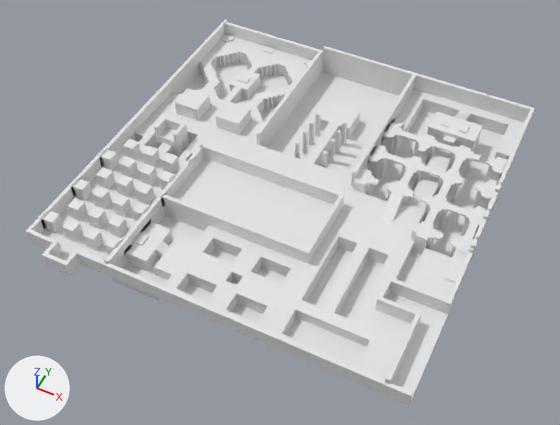
Renders of the FBX model BrainsEdenJPop/Assets/James/JH_Assets/Mayamia.FBX from each side of a commit.
The view is the same before and after, from a camera (50 mm lens) standing at (10.7, -194.6, 144.6) and looking at (-49.2, -74.8, -5.2). The lights are fixed; the arrows at lower left show +X, +Y and +Z. Vertices at the same position are counted once.
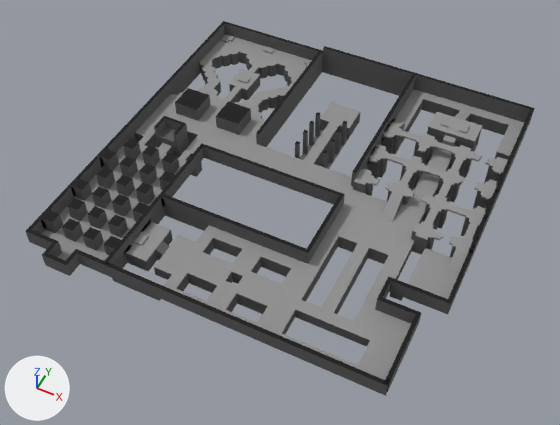
Diff of the bpy script that builds the scene:
```diff
--- a/BrainsEdenJPop/Assets/James/JH_Assets/Mayamia.FBX.py
+++ b/BrainsEdenJPop/Assets/James/JH_Assets/Mayamia.FBX.py
@@ mat_floor @@
+mat_floor = principled_material('Floor')
+mat_floor.base_color = (0.282, 0.282, 0.282)  # grey #919191
+mat_floor.roughness = 0.859
@@ mat_wall @@
+mat_wall = principled_material('Wall')
+mat_wall.base_color = (0.114, 0.114, 0.114)  # dark grey #5f5f5f
+mat_wall.roughness = 0.859
@@ mat_roof @@
+mat_roof = principled_material('Roof')
+mat_roof.base_color = (0.0, 0.0, 0.0)  # black #000000
+mat_roof.roughness = 0.859
@@ me_mesh @@
 # used by ob_plane001; location = (3.0, -14.5, 0.0)
-me_mesh.from_pydata(...)  # 44933 vertices, 90636 faces; spans x -100.0..-3.0, y -104.0..-3.0, z -5.1..5.0
+me_mesh.from_pydata(...)  # 20239 vertices, 39331 faces; spans x -100.0..-3.0, y -104.0..-3.0, z -5.0..5.0
+# me_mesh part 1: 24694 vertices removed from x -100.0..-3.0, y -103.9..-3.0, z -5.1..4.9
+# me_mesh part 2: 10220 faces spanning x -99.0..-4.0, y -103.0..-4.0, z -4.0..3.5 switch from no material to mat_floor (grey #919191)
+# me_mesh part 3: 26595 faces spanning x -100.0..-3.0, y -104.0..-3.0, z -5.0..5.0 switch from no material to mat_wall (dark grey #5f5f5f)
+# me_mesh part 4: 2100 faces spanning x -100.0..-3.0, y -104.0..-3.0, z 0.0..5.0 switch from no material to mat_roof (black #000000)
```

What differs and where, as boxes [x1, y1, x2, y2] in the pictures (560 x 425 px):
'Plane001', reshaped: before [25, 19, 535, 406]; after [25, 21, 535, 396]
part 1 of me_mesh, deleted: before [112, 19, 504, 406]
part 2 of me_mesh, recoloured (white to grey): [42, 34, 524, 380] in both
part 3 of me_mesh, recoloured (grey to black): [25, 24, 534, 396] in both
part 4 of me_mesh, recoloured (white to black): [26, 21, 535, 386] in both
